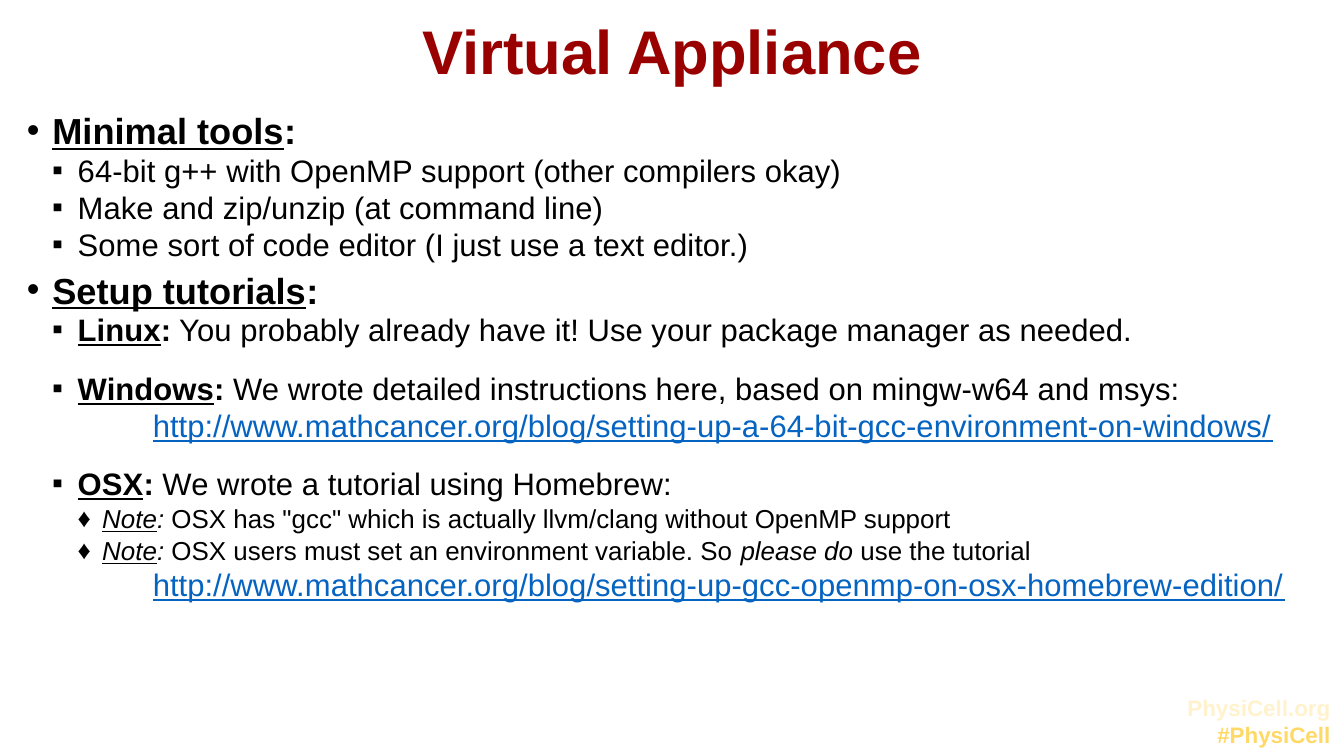
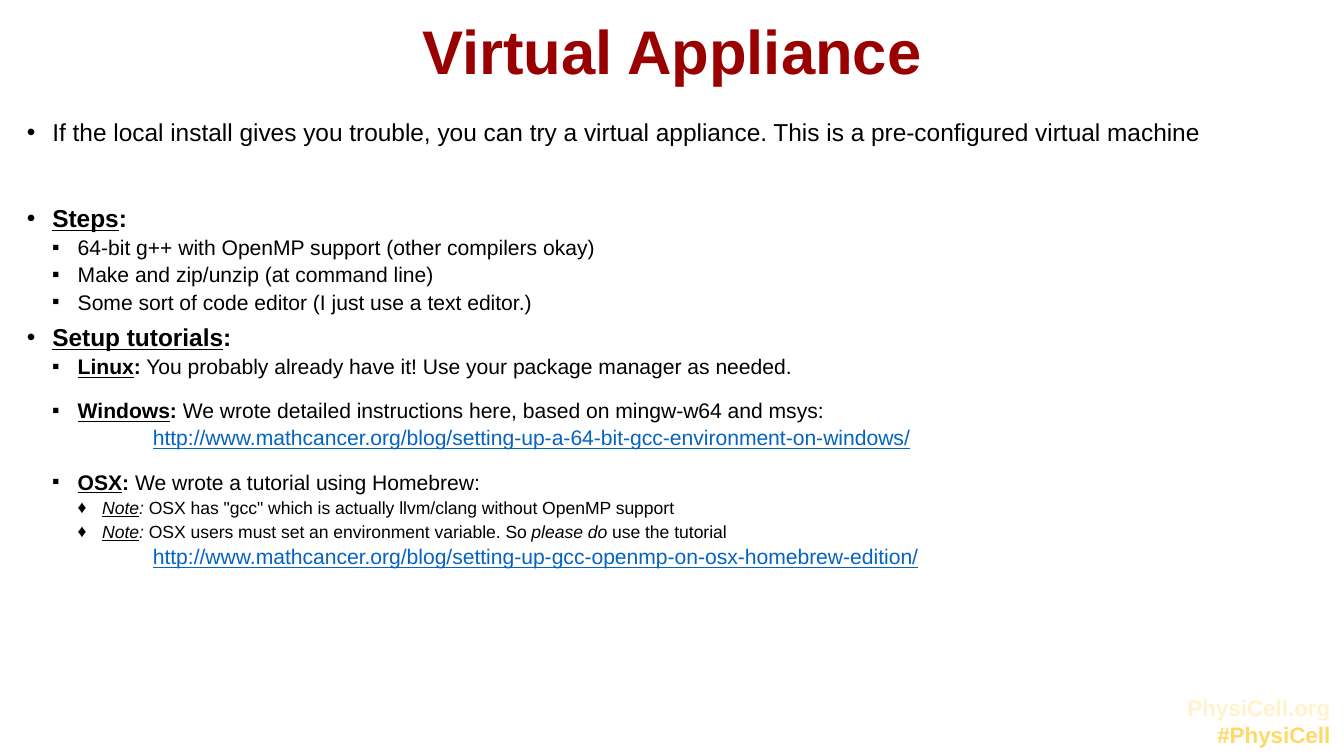
Before and after one commit to physicell-training/00-What-you-need, a slide deck: slide 5 of 00-What-you-need.pptx. Drawn at 1344x756 pixels with LibreOffice and Linux fonts; fonts in the diff are those of the drawing; background and template pictures are left out. Boxes give left, top, right and bottom in pixels: in the first picture for what was removed or moved away, otherwise in the second. Text is boxed around its words. In the diff, an @@ line names an element or a change of style, - is before the commit and + after.

```diff
--- a/00-What-you-need.pptx
+++ b/00-What-you-need.pptx
@@ text at box(52, 123, 1199, 232): text changed; size 19.4 to 13.1 pt; bold off @@
-• Minimal tools:
+• If the local install gives you trouble, you can try a virtual appliance. This is a pre-configured virtual machine
+• Steps:
@@ text at box(52, 239, 918, 569): size 16.6 to 11.2 pt in "64-bit g++ with OpenMP support (other compilers ...", "Make and zip/unzip (at command line)", "Some sort of code editor (I just ...", "Linux: You probably already have it! Use ..." and 4 more places; size 19.4 to 13.1 pt in "Setup tutorials:"; size 13.9 to 9.4 pt in "Note: OSX has "gcc" which is actually ...", "Note: OSX users must set an environment ..." @@
```
Also in this commit, not shown: 2 other slides changed, 2 slides removed.
